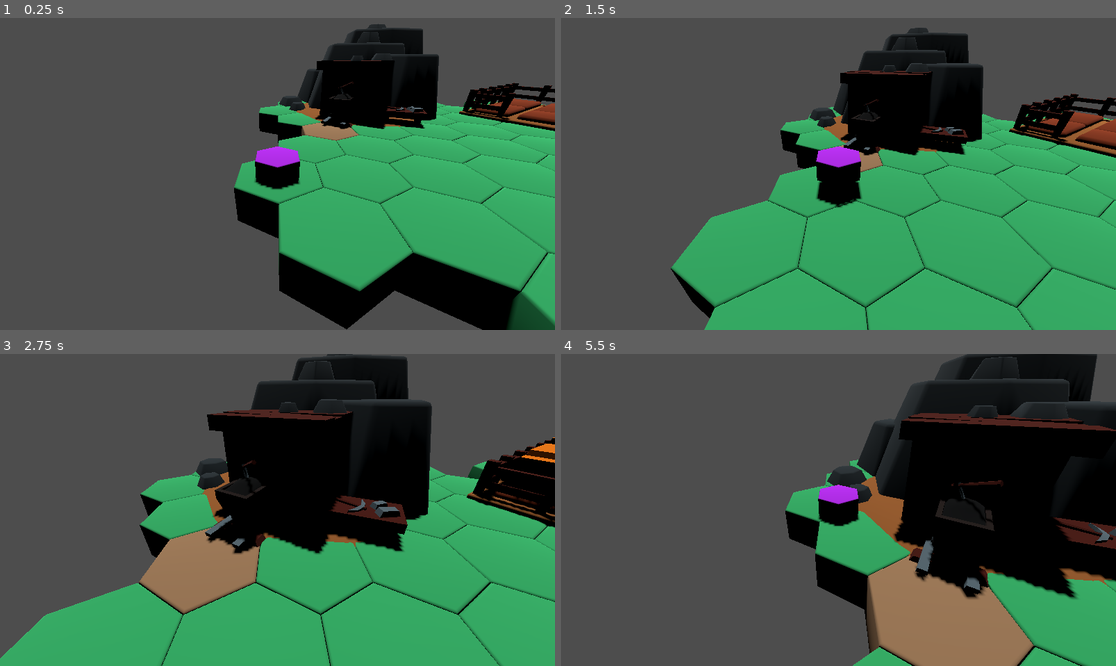
Above: before the commit, frames 1-4 (two rows, left to right).
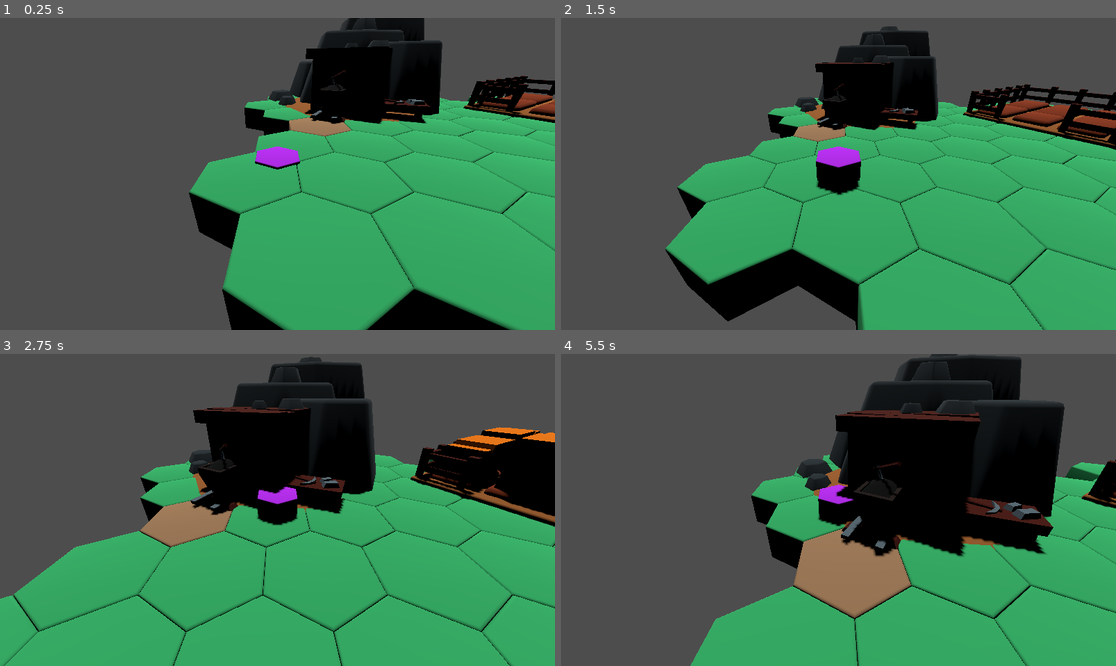
Above: after the commit, the same moments.

Repository: torbenvanassche/SlimeVillage
Game: Godot game, scene res://scenes/game_scene.tscn
Same seed, same stepped clock (60 frames per second), same inputs: the game is played once before the commit and once after it.
Inputs (mouse positions are in pixels of both pictures, inside the frame that each line leads up to):
- Up to frame 1 (0.25 s): no input
- Up to frame 2 (1.5 s): tap Enter at 0.5 s; move the mouse to (960, 158) at 0.52 s; click (960, 158) at 0.6 s; drag from (727, 189) to (810, 236) at 1.27 s
- Up to frame 3 (2.75 s): tap Space at 2 s; move the mouse to (333, 441) at 2.02 s; tap Mouse wheel down (scroll_wheel_down) at 2.1 s; click (333, 441) at 2.17 s
- Up to frame 4 (5.5 s): drag from (810, 572) to (672, 463) at 2.77 s; tap Enter at 3.5 s; move the mouse to (1005, 556) at 3.52 s; hold V 3.53-4.25 s; click (1005, 556) at 3.67 s; drag from (672, 463) to (755, 432) at 4.27 s; move the mouse to (866, 510) at 5.02 s; right-click (866, 510) at 5.1 s; click (866, 510) at 5.17 s

The runs differ from the first frame. In frame 1, 22% of the frame differs, in the area x 34-100%, y 0-100%; in frame 2, 24%; in frame 3, 28%; in frame 4, 37%, in the area x 23-100%, y 0-100%.

Commit message:
commit meta and game_scene

Diff:
--- a/scenes/game_scene.tscn
+++ b/scenes/game_scene.tscn
@@ -27,7 +27,7 @@
 
 [node name="Player" parent="." instance=ExtResource("6_o5cr0")]
 process_mode = 1
-transform = Transform3D(0.5, 0, 0, 0, 0.5, 0, 0, 0, 0.5, -1.0267, 1, 1.75428)
+transform = Transform3D(0.5, 0, 0, 0, 0.5, 0, 0, 0, 0.5, -0.425048, 0.559765, 0.949295)
 skeleton = NodePath("../overworld")
 
 [node name="CameraRoot" parent="Player" instance=ExtResource("7_ca8bl")]
